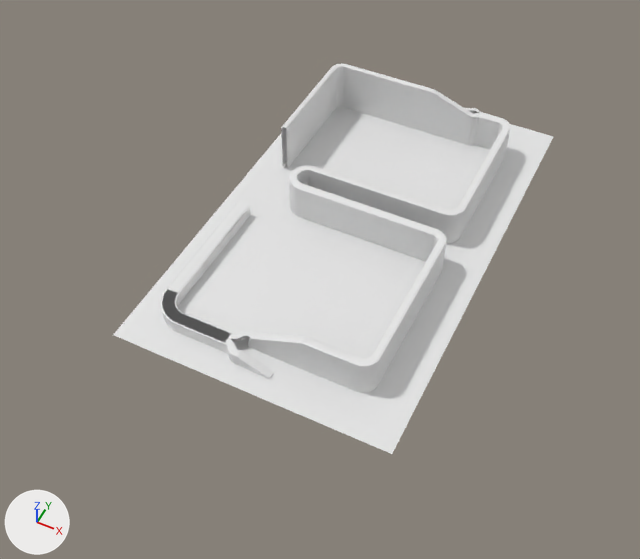
The Blender file BASEmodel.blend, before and after one commit.
Before and after are seen from a 50 mm camera at (512.0, -897.0, 1051.0) aimed at (58.0, 11.0, -84.0). Every picture has the same lights, and +X, +Y and +Z are marked at lower left.

The first picture shows 'Ground', 'Track'.
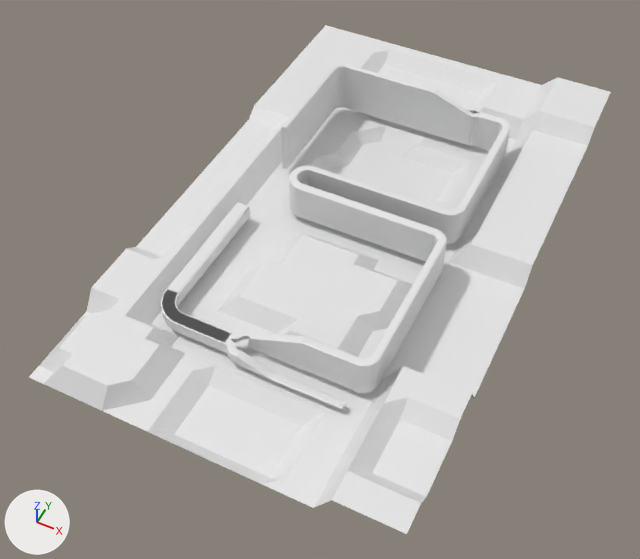
Commit message: updated ground

What differs and where, as boxes [x1, y1, x2, y2] in the pictures (640 x 559 px):
'Ground', reshaped, rescaled: before [113, 107, 553, 454]; after [29, 25, 611, 534]

The change in detail:
me_plane_002 is used by ob_ground; location (87.0, 109.0, 5.0); scale (281.0, 281.0, 281.0).
me_plane_002 had 12 vertices, 1 face and spanned x -0.87..0.81, y -1.36..1.4, z -0.2..-0.08.
me_plane_002 now has 1040 vertices, 966 faces and spans x -0.87..0.81, y -1.36..1.4, z -0.21..0.02.
me_plane_002 part 1: 3 vertices removed from x -0.87..0.81, y -1.36..1.4, z -0.15; 1031 vertices added at x -0.87..0.81, y -1.36..1.4, z -0.21..0.02.
Object 'Ground' (ob_ground) is rescaled from (281.0, 281.0, 281.0) to (367.0, 367.0, 367.0).
